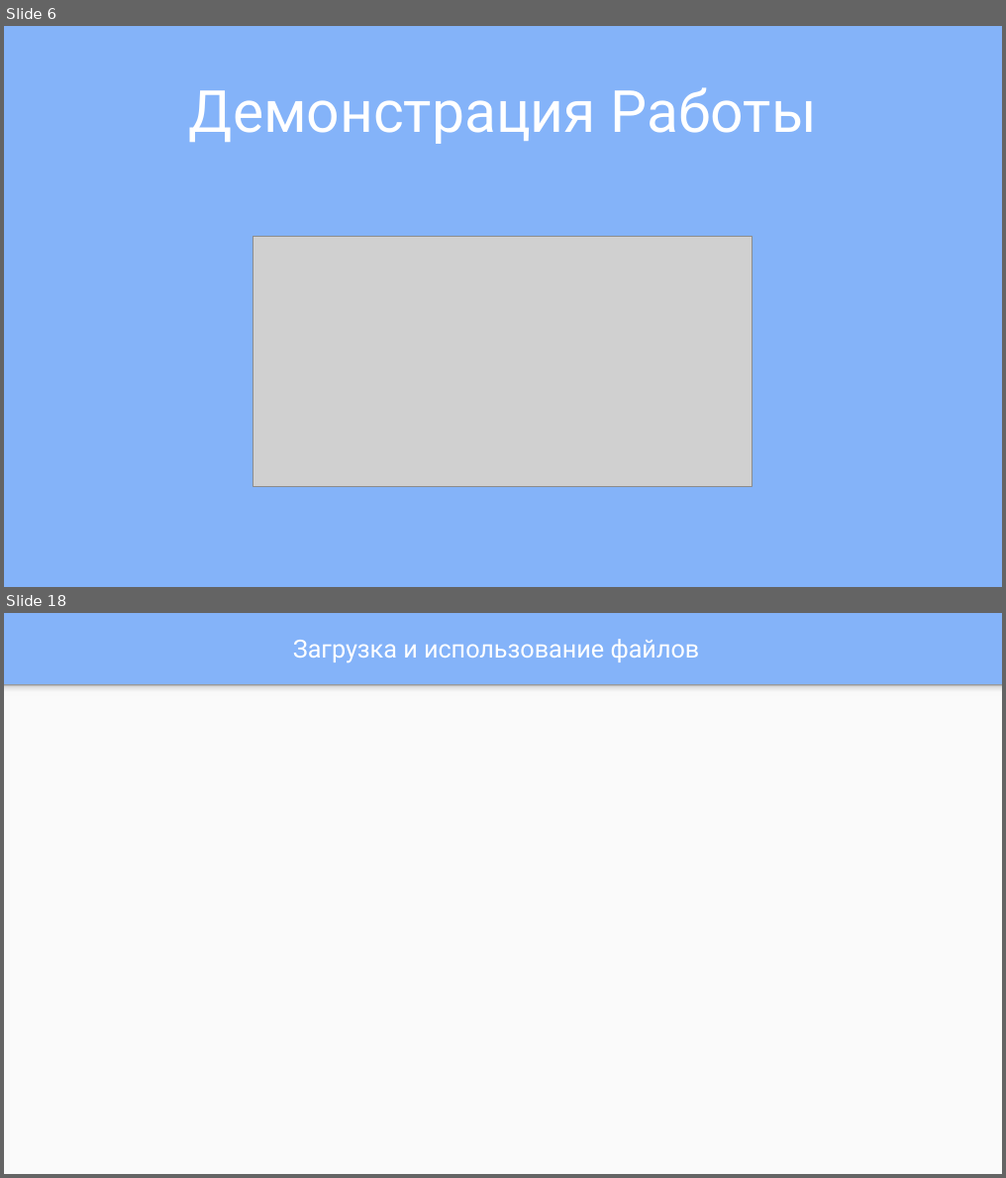
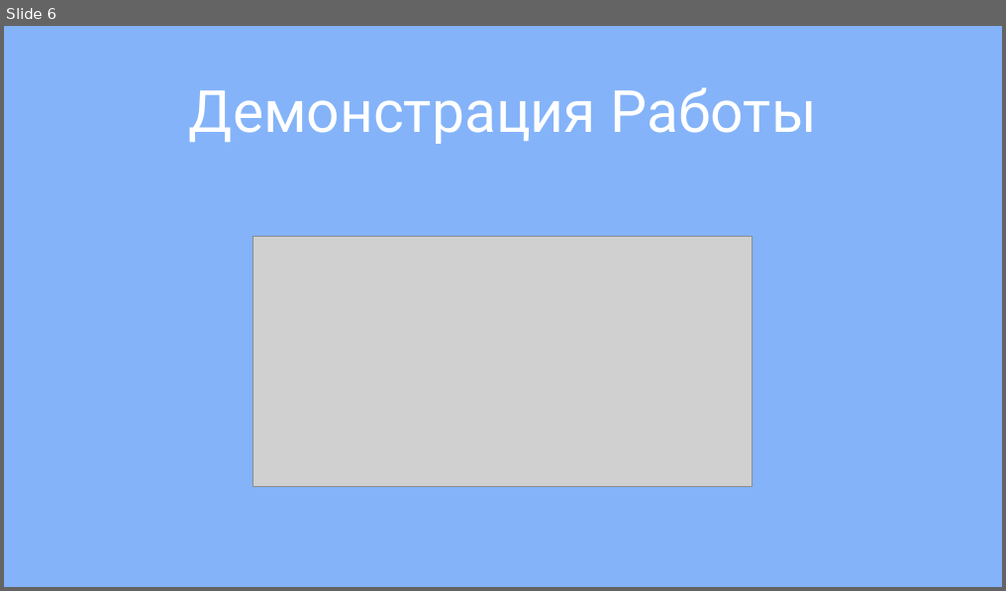
Before and after one commit to BearForesterSmallBeef/TeacherAndParent, a slide deck: materials/presentation/presentation.pptx. Shown one above the other, each under a label of ours: slides 6 and 18 before the commit, slide 6 after it; the slides between them are not shown. The pictures are 1006x1178 and 1006x591 pixels, drawn with LibreOffice and Linux fonts; fonts in the diff are those of the drawing; grey boxes stand for pictures. Boxes give left, top, right and bottom in pixels: in the first picture for what was removed or moved away, otherwise in the second. Text is boxed around its words. In the diff, an @@ line names an element or a change of style, - is before the commit and + after.

```diff
--- a/materials/presentation/presentation.pptx
+++ b/materials/presentation/presentation.pptx
@@ slide 18 removed at <box>4,613,1002,1174</box>, background #84B3F9 @@
@@ title removed at <box>293,639,700,663</box> @@
-Загрузка и использование файлов
@@ rectangle removed at <box>4,685,1002,1174</box> @@
@@ rectangle removed at <box>4,685,1002,697</box> @@
```
Also in this commit, not shown: 16 other slides removed, 37 other files.
